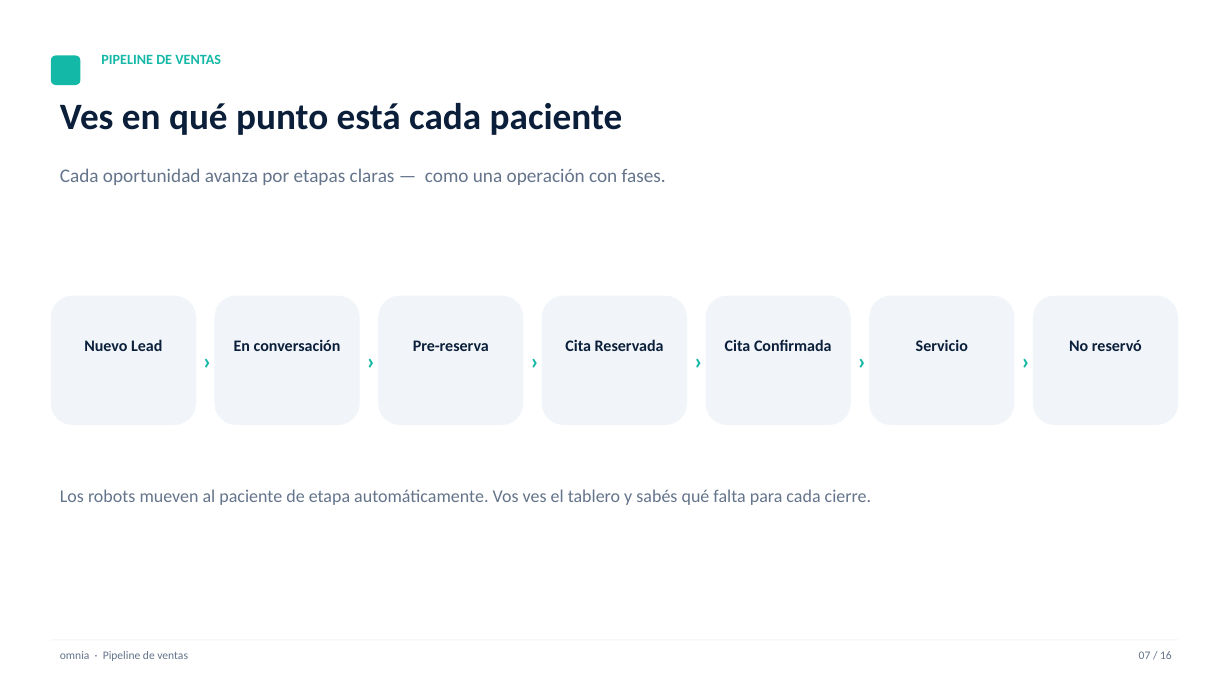
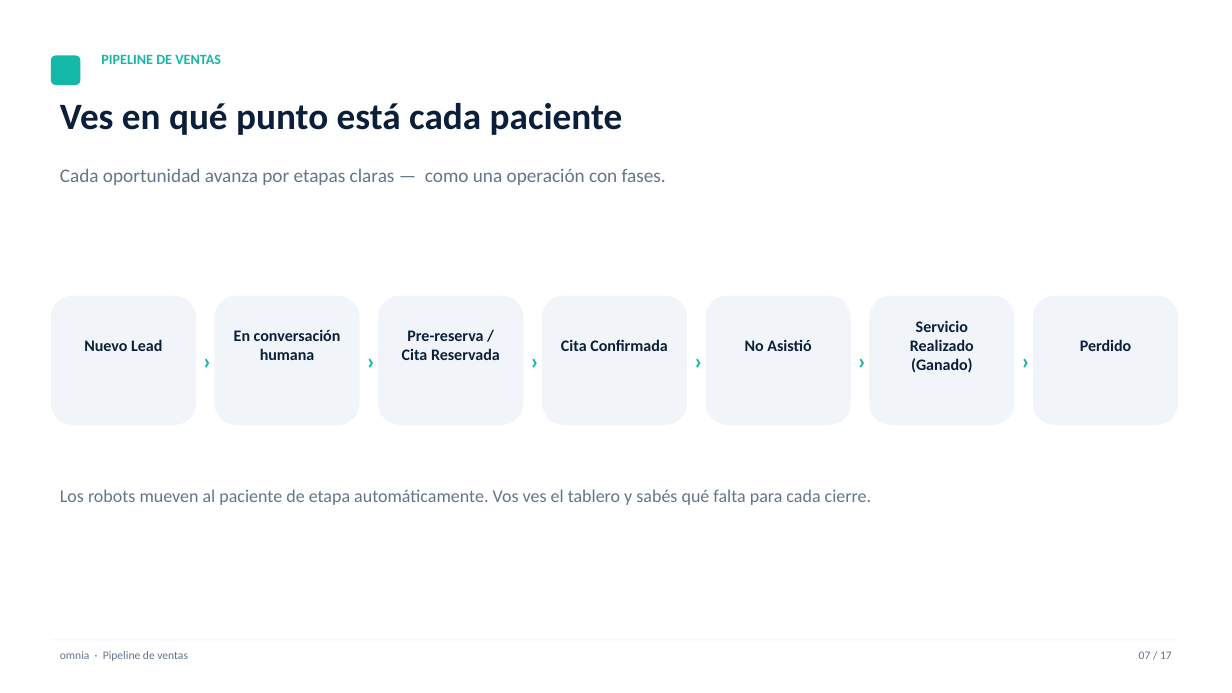
Before and after one commit to henrybuenano-ux/snapshot-generico, a slide deck: slide 7 of presentacion/omnia-sistema-clinicas.pptx. Drawn at 1232x693 pixels with LibreOffice and Linux fonts; fonts in the diff are those of the drawing. Boxes give left, top, right and bottom in pixels: in the first picture for what was removed or moved away, otherwise in the second. Text is boxed around its words. In the diff, an @@ line names an element or a change of style, - is before the commit and + after.

```diff
--- a/presentacion/omnia-sistema-clinicas.pptx
+++ b/presentacion/omnia-sistema-clinicas.pptx
@@ text at <box>910,320,974,373</box>: text changed @@
-Servicio
+Servicio Realizado (Ganado)
@@ text at <box>234,330,341,360</box>: text changed @@
-En conversación
+En conversación humana
@@ text at <box>402,330,500,360</box>: text changed @@
-Pre-reserva
+Pre-reserva / Cita Reservada
@@ text at <box>561,339,668,351</box>: text changed @@
-Cita Reservada
+Cita Confirmada
@@ text at <box>745,340,811,351</box>: text changed @@
-Cita Confirmada
+No Asistió
@@ text at <box>1080,339,1132,351</box>: text changed @@
-No reservó
+Perdido
@@ text at <box>1139,651,1172,659</box>: text changed @@
-07 / 16
+07 / 17
```
Also in this commit, not shown: 13 other slides changed, 1 slide added, 1 other file.
